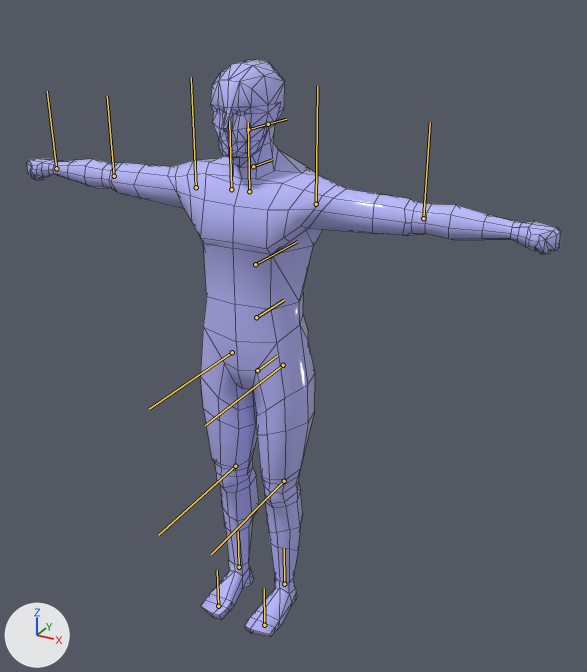
One commit to the FBX model Fighting Game/Assets/FightingMotionsVolume1/FBX/Syoryuken.fbx: the scene before it, then after it.
One viewpoint serves both versions: a 50 mm camera at (1.204, -1.956, 1.999) aimed at (0.088, 0.073, 0.985). The axes (+X, +Y, +Z) are drawn at lower left. The lights are the same throughout. The picture after the commit comes second. The bones that change, and the others that lie on the model, are drawn over the model as lines. Mesh edges are drawn as thin lines.

In view in the first picture: 'BlueGuy'.
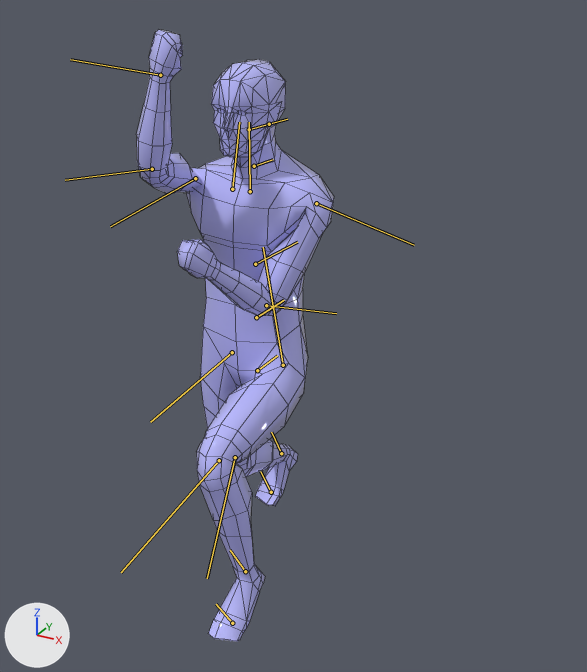
The newer file adds an action. The first version stands in its rest pose; the second is drawn at frame 20 of the action 'Root|Shoryuken_orig_backup'.

What the commit changed:
Bone 'Shoulder_L' (bone_shoulder_l) turns from (0, 0, 0) to (104, 0, -30) degrees about its own x, y and z.
Bone 'ForeArm_L' (bone_forearm_l) turns from (0, 0, 0) to (69, -107, -54) degrees about its own x, y and z.
Bone 'Collar_R' (bone_collar_r) turns from (0, 0, 0) to (-9, 0, 0) degrees about its own x, y and z.
Bone 'Shoulder_R' (bone_shoulder_r) turns from (0, 0, 0) to (104, -42, 99) degrees about its own x, y and z.
Bone 'ForeArm_R' (bone_forearm_r) turns from (0, 0, 0) to (65, 27, 34) degrees about its own x, y and z.
Bone 'Hand_R' (bone_hand_r) turns from (0, 0, 0) to (11, 0, 0) degrees about its own x, y and z.
Bone 'Thigh_L' (bone_thigh_l) turns from (0, 0, 0) to (-75, 1, -4) degrees about its own x, y and z.
Bone 'Shin_L' (bone_shin_l) turns from (0, 0, 0) to (85, -4, 4) degrees about its own x, y and z.
Bone 'Foot_L' (bone_foot_l) turns from (0, 0, 0) to (21, 0, -4) degrees about its own x, y and z.
Bone 'Thigh_R' (bone_thigh_r) turns from (0, 0, 0) to (6, -4, 0) degrees about its own x, y and z.
Bone 'Shin_R' (bone_shin_r) turns from (0, 0, 0) to (56, 2, -3) degrees about its own x, y and z.
Bone 'Foot_R' (bone_foot_r) turns from (0, 0, 0) to (-34, 0, 4) degrees about its own x, y and z.

Boxes (x1, y1, x2, y2) around the edits, measured in the pictures (587 x 672 px):
'BlueGuy', posed (63% narrower)
    before: (27, 59, 561, 636)
    after: (136, 30, 334, 641)
bone 'Shoulder_L', root to tip
    before: (316, 204) to (317, 86)
    after: (316, 203) to (414, 245)
bone 'ForeArm_L', root to tip
    before: (423, 218) to (430, 122)
    after: (266, 305) to (336, 313)
bone 'Collar_R', root to tip
    before: (231, 189) to (229, 121)
    after: (232, 189) to (239, 122)
bone 'Shoulder_R', root to tip
    before: (196, 187) to (191, 77)
    after: (195, 178) to (110, 226)
bone 'ForeArm_R', root to tip
    before: (114, 176) to (107, 96)
    after: (152, 169) to (65, 180)
bone 'Hand_R', root to tip
    before: (56, 168) to (47, 91)
    after: (160, 75) to (70, 59)
bone 'Thigh_L', root to tip
    before: (283, 365) to (205, 425)
    after: (283, 365) to (263, 247)
bone 'Shin_L', root to tip
    before: (284, 481) to (211, 554)
    after: (219, 460) to (121, 572)
bone 'Foot_L', root to tip
    before: (284, 584) to (284, 548)
    after: (245, 571) to (230, 550)
bone 'Thigh_R', root to tip
    before: (232, 352) to (149, 409)
    after: (232, 352) to (150, 422)
bone 'Shin_R', root to tip
    before: (235, 466) to (158, 535)
    after: (235, 457) to (207, 578)
bone 'Foot_R', root to tip
    before: (239, 567) to (238, 531)
    after: (281, 453) to (271, 432)
